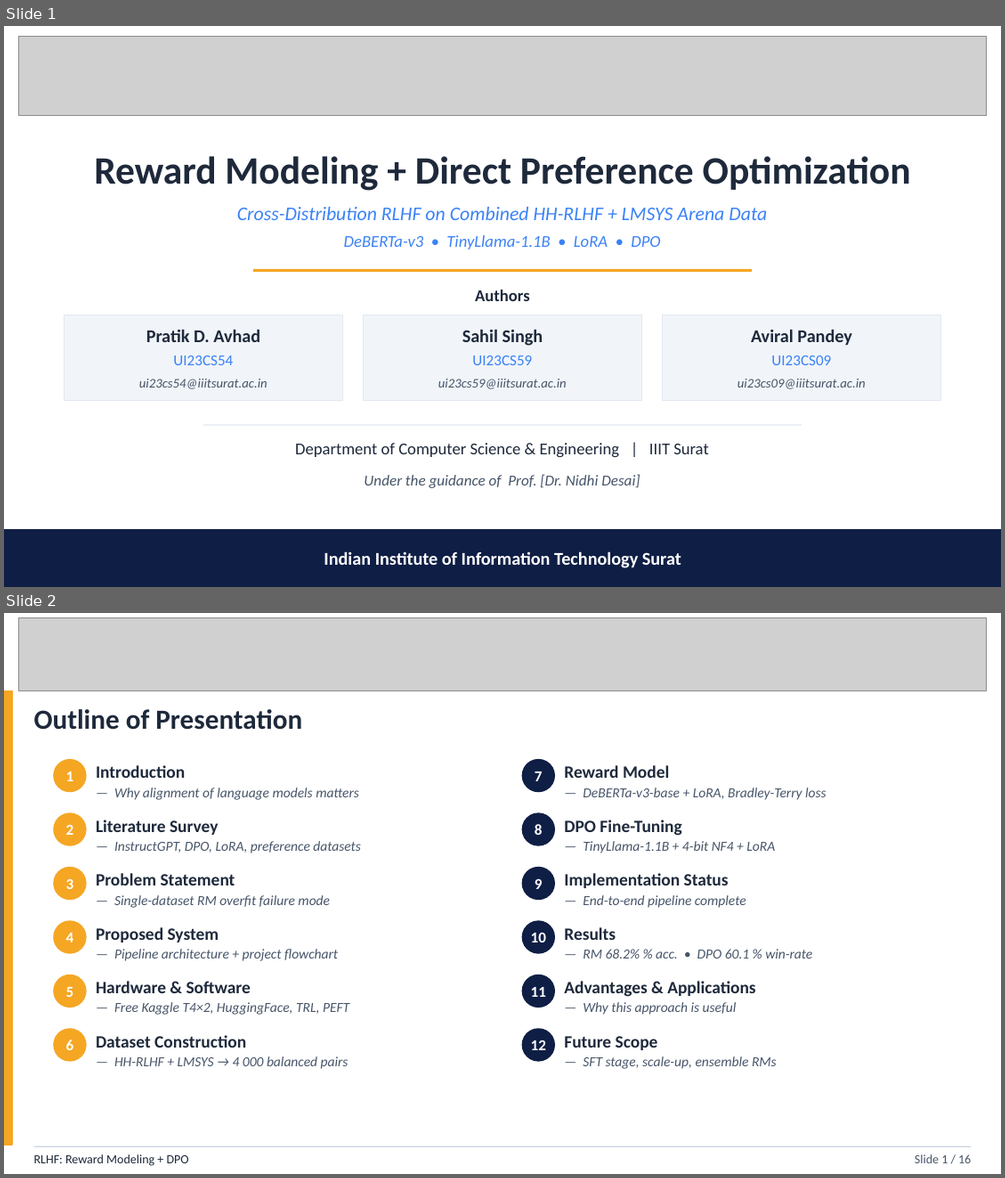
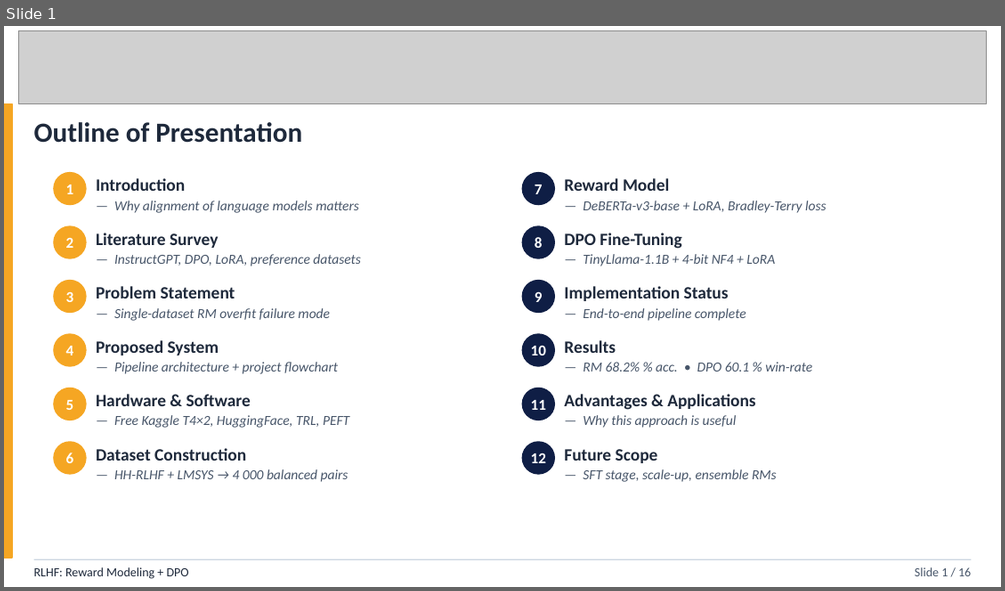
Before and after one commit to Sahil26singh/ai-reward-optimizer, a slide deck: RLHF_Mini_Project.pptx. Shown one above the other, each under a label of ours: slides 1 and 2 before the commit, slide 1 after it. The pictures are 1005x1178 and 1005x591 pixels, drawn with LibreOffice and Linux fonts; fonts in the diff are those of the drawing; grey boxes stand for pictures. Boxes give left, top, right and bottom in pixels: in the first picture for what was removed or moved away, otherwise in the second. Text is boxed around its words. In the diff, an @@ line names an element or a change of style, - is before the commit and + after.

```diff
--- a/RLHF_Mini_Project.pptx
+++ b/RLHF_Mini_Project.pptx
@@ slide 1 removed at <box>4,26,1001,587</box>, background #FFFFFF @@
@@ picture removed at <box>19,36,986,116</box> @@
@@ text removed at <box>94,156,911,191</box> @@
-Reward Modeling + Direct Preference Optimization
@@ text removed at <box>237,207,767,220</box> @@
-Cross-Distribution RLHF on Combined HH-RLHF + LMSYS Arena Data
@@ text removed at <box>344,235,660,249</box> @@
-DeBERTa-v3 • TinyLlama-1.1B • LoRA • DPO
@@ line removed from (253, 270) to (752, 270) @@
@@ text removed at <box>475,289,530,301</box> @@
-Authors
@@ rectangle removed at <box>64,315,343,400</box> @@
@@ rectangle removed at <box>363,315,642,400</box> @@
@@ rectangle removed at <box>662,315,941,400</box> @@
@@ text removed at <box>146,329,260,342</box> @@
-Pratik D. Avhad
@@ text removed at <box>462,329,543,346</box> @@
-Sahil Singh
@@ text removed at <box>751,329,852,345</box> @@
-Aviral Pandey
@@ text removed at <box>173,355,233,365</box> @@
-UI23CS54
@@ text removed at <box>472,355,532,365</box> @@
-UI23CS59
@@ text removed at <box>771,355,831,365</box> @@
-UI23CS09
@@ text removed at <box>139,378,267,389</box> @@
-ui23cs54@iiitsurat.ac.in
@@ text removed at <box>438,378,566,389</box> @@
-ui23cs59@iiitsurat.ac.in
@@ text removed at <box>737,378,866,389</box> @@
-ui23cs09@iiitsurat.ac.in
@@ line removed from (203, 425) to (801, 425) @@
@@ text removed at <box>295,443,708,457</box> @@
-Department of Computer Science & Engineering | IIIT Surat
@@ text removed at <box>364,474,639,488</box> @@
-Under the guidance of Prof. [Dr. Nidhi Desai]
@@ rectangle removed at <box>4,530,1001,586</box> @@
@@ text removed at <box>324,551,681,568</box> @@
-Indian Institute of Information Technology Surat
@@ what was slide 2 is now slide 1 @@
```
Also in this commit, not shown: 1 other slide removed.
